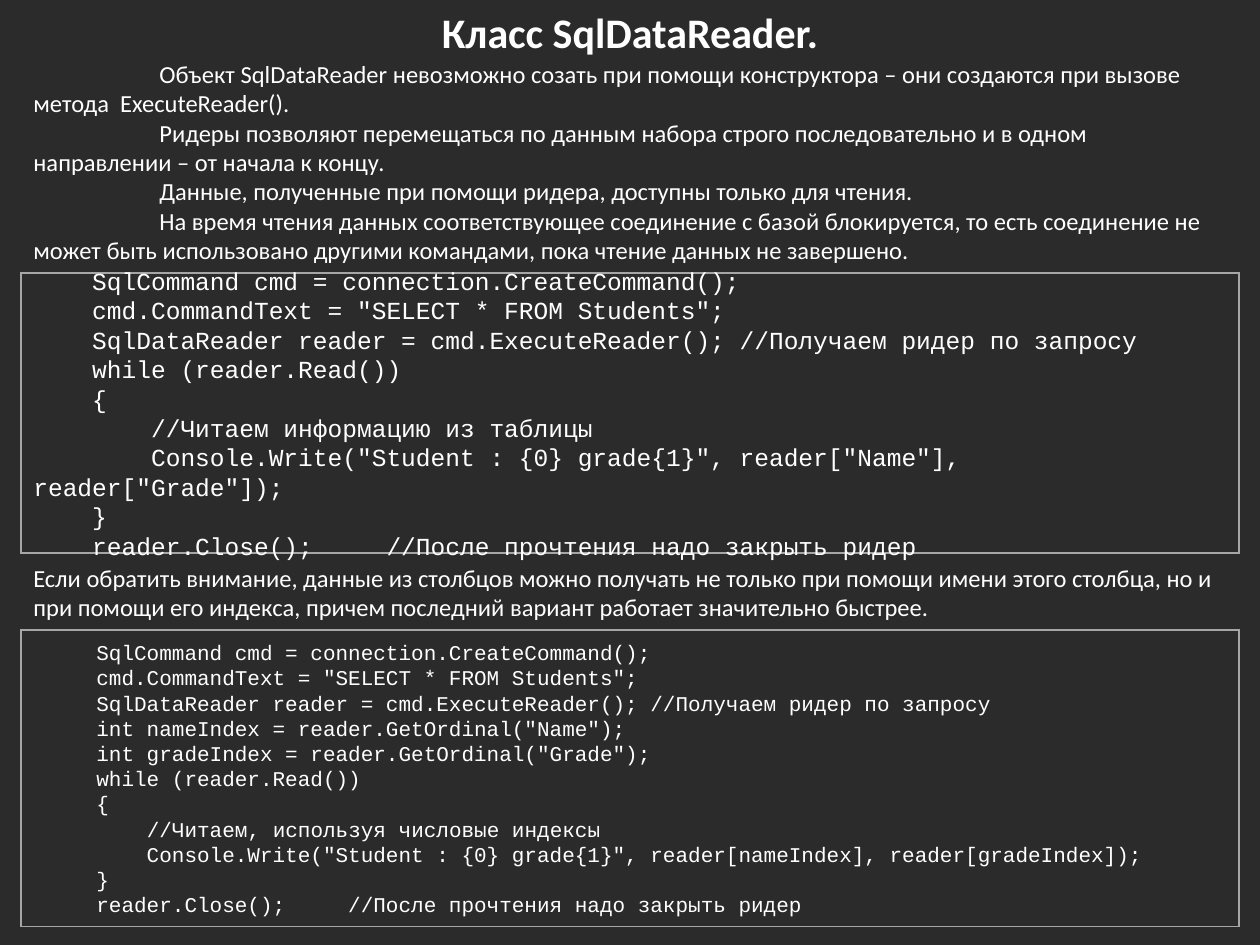
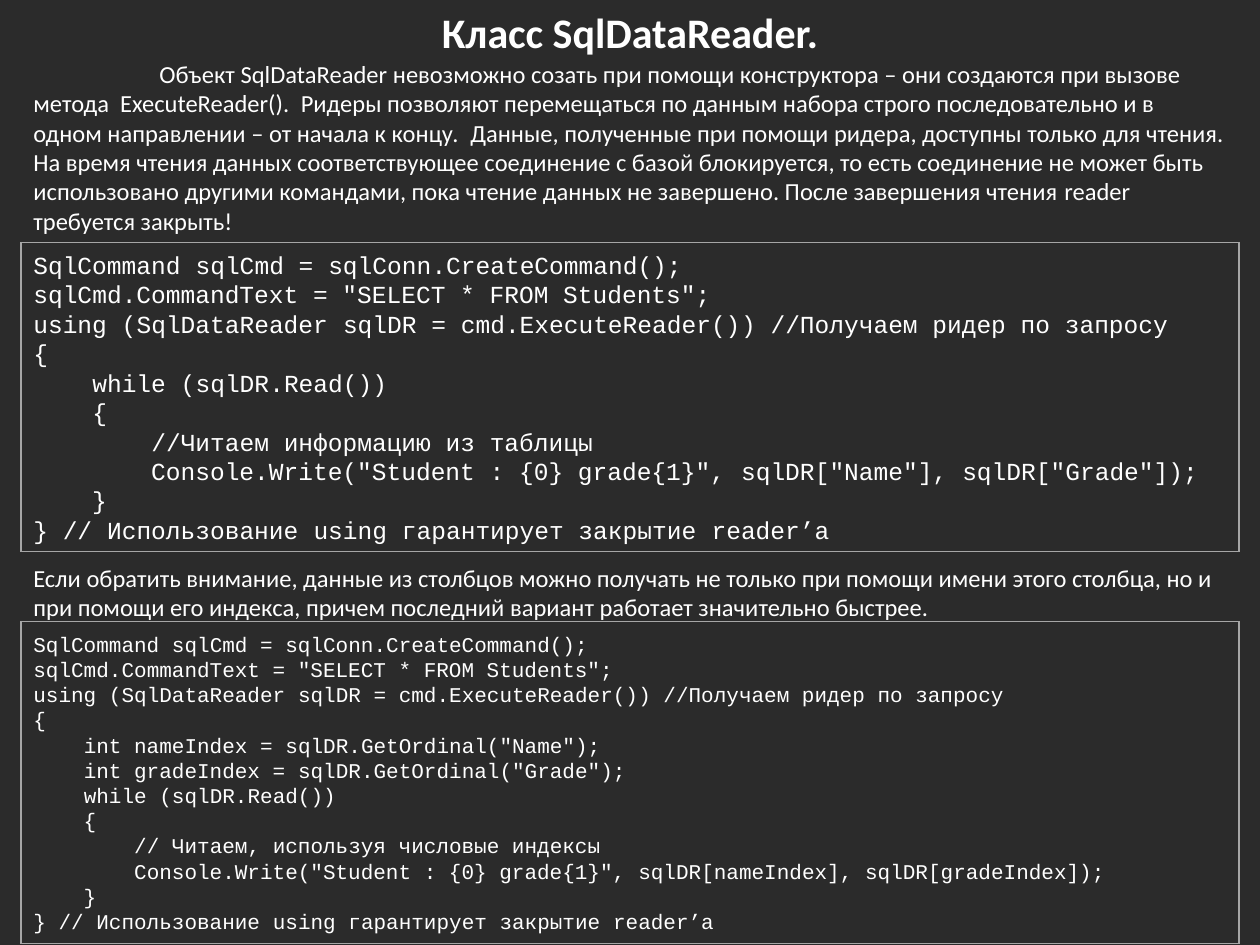
Before and after one commit to bazile/Training, a slide deck: slide 26 of Presentation/lesson-10-adonet.pptx. Drawn at 1260x945 pixels with LibreOffice and Linux fonts; fonts in the diff are those of the drawing; background and template pictures are left out; a plain dark background stands for a picture behind light text. Boxes give left, top, right and bottom in pixels: in the first picture for what was removed or moved away, otherwise in the second. Text is boxed around its words. In the diff, an @@ line names an element or a change of style, - is before the commit and + after.

```diff
--- a/Presentation/lesson-10-adonet.pptx
+++ b/Presentation/lesson-10-adonet.pptx
@@ text at (33, 66, 1223, 234): text changed @@
-Объект SqlDataReader невозможно созать при помощи конструктора – они создаются при вызове метода ExecuteReader().
-Ридеры позволяют перемещаться по данным набора строго последовательно и в одном направлении – от начала к концу.
-Данные, полученные при помощи ридера, доступны только для чтения.
-На время чтения данных соответствующее соединение с базой блокируется, то есть соединение не может быть использовано другими командами, пока чтение данных не завершено.
+Объект SqlDataReader невозможно созать при помощи конструктора – они создаются при вызове метода ExecuteReader(). Ридеры позволяют перемещаться по данным набора строго последовательно и в одном направлении – от начала к концу. Данные, полученные при помощи ридера, доступны только для чтения. На время чтения данных соответствующее соединение с базой блокируется, то есть соединение не может быть использовано другими командами, пока чтение данных не завершено. После завершения чтения reader требуется закрыть!
@@ rectangle "SqlCommand sqlCmd = sqlConn.CreateCommand();": place and size @@
-rectangle "SqlCommand sqlCmd = sqlConn.CreateCommand();" at (21, 273, 1240, 553)
+rectangle "SqlCommand sqlCmd = sqlConn.CreateCommand();" at (21, 242, 1240, 552)
@@ text in rectangle at (33, 256, 1168, 397): text changed @@
-SqlCommand cmd = connection.CreateCommand();
-cmd.CommandText = "SELECT * FROM Students";
-SqlDataReader reader = cmd.ExecuteReader(); //Получаем ридер по запросу
-while (reader.Read())
+SqlCommand sqlCmd = sqlConn.CreateCommand();
+sqlCmd.CommandText = "SELECT * FROM Students";
+using (SqlDataReader sqlDR = cmd.ExecuteReader()) //Получаем ридер по запросу
+{
+while (sqlDR.Read())
@@ text in rectangle at (151, 462, 1198, 485): text changed @@
-Console.Write("Student : {0} grade{1}", reader["Name"], reader["Grade"]);
+Console.Write("Student : {0} grade{1}", sqlDR["Name"], sqlDR["Grade"]);
@@ text in rectangle at (107, 521, 830, 544): text changed @@
-reader.Close(); //После прочтения надо закрыть ридер
+} // Использование using гарантирует закрытие reader’a
@@ rectangle "SqlCommand sqlCmd = sqlConn.CreateCommand();": place and size @@
-rectangle "SqlCommand sqlCmd = sqlConn.CreateCommand();" at (21, 630, 1240, 927)
+rectangle "SqlCommand sqlCmd = sqlConn.CreateCommand();" at (21, 621, 1240, 944)
@@ rectangle "SqlCommand sqlCmd = sqlConn.CreateCommand();" at (21, 621, 1240, 944): list level 2 to 1 in "{"; list level 2 to 1 in "}" @@
@@ text in rectangle at (33, 637, 1003, 707): text changed @@
-  SqlCommand cmd = connection.CreateCommand();
-  cmd.CommandText = "SELECT * FROM Students";
-  SqlDataReader reader = cmd.ExecuteReader(); //Получаем ридер по запросу
-  int nameIndex = reader.GetOrdinal("Name");
-  int gradeIndex = reader.GetOrdinal("Grade");
-  while (reader.Read())
+SqlCommand sqlCmd = sqlConn.CreateCommand();
+sqlCmd.CommandText = "SELECT * FROM Students";
+using (SqlDataReader sqlDR = cmd.ExecuteReader()) //Получаем ридер по запросу
@@ text in rectangle at (84, 738, 1104, 884): text changed @@
-  //Читаем, используя числовые индексы
-  Console.Write("Student : {0} grade{1}", reader[nameIndex], reader[gradeIndex]);
+int nameIndex = sqlDR.GetOrdinal("Name");
+int gradeIndex = sqlDR.GetOrdinal("Grade");
+while (sqlDR.Read())
+{
+// Читаем, используя числовые индексы
+Console.Write("Student : {0} grade{1}", sqlDR[nameIndex], sqlDR[gradeIndex]);
@@ text in rectangle at (96, 914, 714, 934): text changed @@
-  reader.Close(); //После прочтения надо закрыть ридер
+} // Использование using гарантирует закрытие reader’a
```
Also in this commit, not shown: 9 other slides changed.
